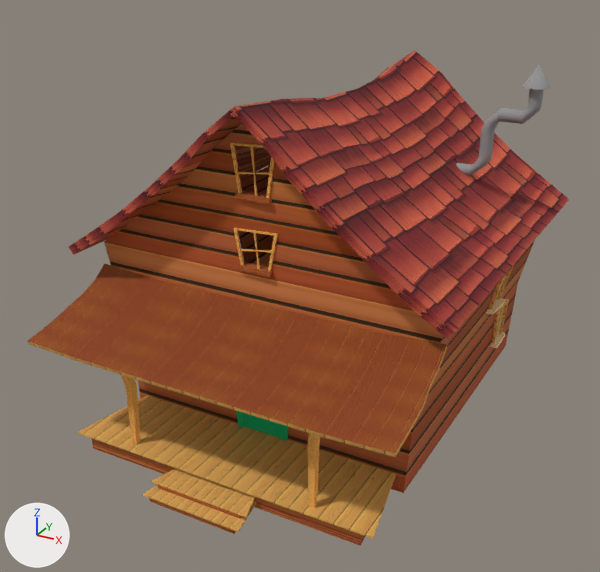
The OBJ model ProyectoFinal/ProyectoFinal/Models/Casa/casa.obj, before and after one commit.
Camera for both pictures: a 50 mm lens placed at (24.9, -51.0, 32.7), pointed at (-0.4, -5.1, 9.7). The axes (+X, +Y, +Z) are drawn at lower left. The lights are the same throughout. Where no turn or scale is listed for an object, it has been applied to the vertices. Vertices at the same position are counted once.

Objects in the first picture: 'casa'.
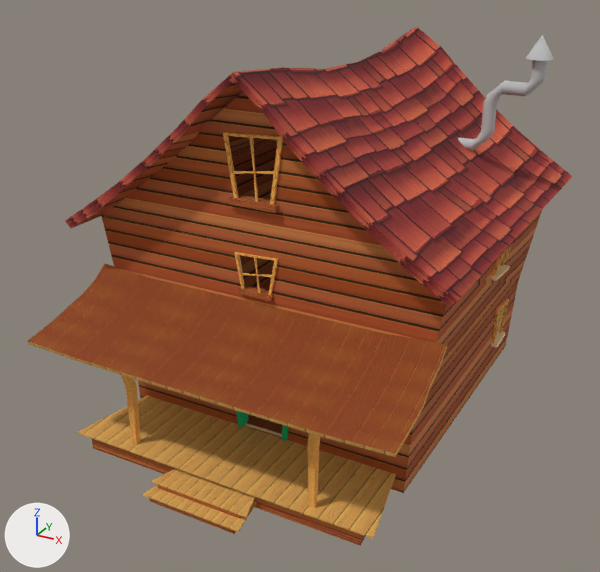
Changed parts and their boxes (x1, y1, x2, y2) in the pictures (600 x 572 px; the box of a moved part takes in the faces that stretch with it):
'casa', reshaped: before (27, 51, 570, 546); after (27, 26, 573, 546)
part 1 of me_casa, moved or reshaped: before (499, 108, 525, 124); after (501, 81, 527, 96)
part 2 of me_casa, moved or reshaped: before (522, 65, 551, 90); after (526, 35, 554, 61)
part 3 of me_casa, moved or reshaped: before (522, 89, 544, 124); after (525, 60, 547, 96)
part 4 of me_casa, moved or reshaped: before (456, 163, 471, 176); after (458, 137, 473, 151)
part 5 of me_casa, moved or reshaped: before (497, 265, 514, 300); after (500, 243, 513, 266)
part 6 of me_casa, moved or reshaped: before (489, 278, 503, 310); after (492, 253, 503, 276)
part 7 of me_casa, moved or reshaped: before (69, 51, 570, 339); after (65, 26, 573, 307)
part 8 of me_casa, moved or reshaped: before (266, 157, 274, 198); after (270, 140, 283, 205)
part 9 of me_casa, moved or reshaped: before (230, 142, 264, 148); after (223, 132, 283, 140)
part 10 of me_casa, moved or reshaped: before (230, 145, 242, 194); after (223, 136, 239, 198)
part 11 of me_casa, moved or reshaped: before (268, 236, 278, 271); after (268, 261, 278, 296)
part 12 of me_casa, moved or reshaped: before (234, 228, 278, 236); after (234, 252, 278, 261)
part 13 of me_casa, moved or reshaped: before (234, 230, 244, 266); after (235, 254, 245, 289)
part 14 of me_casa, moved or reshaped: before (253, 233, 260, 269); after (254, 258, 261, 293)
part 15 of me_casa, moved or reshaped: before (241, 249, 271, 253); after (242, 273, 272, 277)
part 16 of me_casa, moved or reshaped: before (486, 298, 506, 315); after (490, 265, 510, 281)
part 17 of me_casa, moved or reshaped: before (238, 261, 273, 277); after (239, 285, 273, 302)
part 18 of me_casa, rebuilt: before (104, 124, 414, 311); after (101, 92, 416, 280)
part 19 of me_casa, deleted: before (235, 190, 283, 438)
part 20 of me_casa, moved or reshaped: before (106, 110, 535, 489); after (104, 82, 542, 489)
part 21 of me_casa, surface changed: (111, 255, 518, 493) in both

What changed in the scene script:
```text
Change me_casa:
    remove me_casa.from_pydata(...)  # 2564 vertices, 2408 faces; spans x -13.6..13.4, y -19.5..13.1, z 0.3..24.2
    add me_casa.from_pydata(...)  # 1560 vertices, 1434 faces; spans x -13.6..13.4, y -19.5..13.1, z 0.3..26.0
    me_casa part 1: the loose piece of 42 vertices spanning x 9.6..11.2, y 4.7..5.6, z 20.2..21.1 is moved by (0.0, 0.0, 1.8), in mat_lambert13sg (grey #bcbcbc)
    me_casa part 2: the loose piece of 21 vertices spanning x 10.9..12.7, y 4.3..6.0, z 22.7..24.2 is moved by (0.0, 0.0, 1.8), in mat_lambert13sg (grey #bcbcbc)
    me_casa part 3: the loose piece of 162 vertices spanning x 11.2..12.2, y 4.7..5.6, z 20.2..22.8 is moved by (0.0, 0.0, 1.8), in mat_lambert13sg (grey #bcbcbc)
    me_casa part 4: the loose piece of 42 vertices spanning x 6.7..7.8, y 4.7..5.6, z 16.1..16.9 is moved by (0.0, 0.0, 1.8), in mat_lambert13sg (grey #bcbcbc)
    me_casa part 5: the loose piece of 8 vertices spanning x 11.1..12.1, y 2.9..3.7, z 7.8..11.2 is moved by (0.0, 0.0, 2.6)
    me_casa part 6: the loose piece of 8 vertices spanning x 11.1..12.2, y 0.6..1.3, z 7.8..11.4 is moved by (0.0, 0.0, 2.6)
    me_casa part 7: the loose piece of 163 vertices spanning x -13.6..13.4, y -13.1..13.1, z 12.4..23.5 is moved by (0.0, 0.0, 1.8)
    me_casa part 8: the loose piece of 8 vertices spanning x 0.8..1.4, y -11.3..-11.1, z 17.8..20.9 is scaled about its middle by 1.3, then moved by (0.4, 0.0, 0.1)
    me_casa part 9: the loose piece of 8 vertices spanning x -1.6..1.4, y -11.3..-11.1, z 20.8..21.0 is scaled about its middle by 1.3, then moved by (0.0, 0.0, 0.5)
    me_casa part 10: the loose piece of 8 vertices spanning x -1.6..-1.0, y -11.3..-11.1, z 17.8..20.8 is scaled about its middle by 1.3, then moved by (-0.4, 0.0, 0.1)
    me_casa part 11: the loose piece of 8 vertices spanning x 0.7..1.5, y -11.3..-11.1, z 13.1..15.7 is moved by (0.0, 0.0, -1.6)
    me_casa part 12: the loose piece of 8 vertices spanning x -1.6..1.5, y -11.3..-11.1, z 15.6..15.8 is moved by (0.0, 0.0, -1.6)
    me_casa part 13: the loose piece of 8 vertices spanning x -1.6..-0.9, y -11.3..-11.1, z 13.1..15.6 is moved by (0.0, 0.0, -1.6)
    me_casa part 14: the loose piece of 12 vertices spanning x -0.2..0.2, y -11.2..-11.1, z 13.3..15.7 is moved by (0.0, 0.0, -1.6)
    me_casa part 15: the loose piece of 12 vertices spanning x -1.1..1.1, y -11.2..-11.1, z 14.3..14.7 is moved by (0.0, 0.0, -1.6)
    me_casa part 16: the loose piece of 8 vertices spanning x 10.2..11.8, y 0.9..3.3, z 7.8..8.1 is moved by (0.0, 0.0, 2.6)
    me_casa part 17: the loose piece of 8 vertices spanning x -1.3..1.1, y -11.5..-10.6, z 13.1..13.3 is moved by (0.0, 0.0, -1.6)
    me_casa part 18: the loose piece of 22 vertices spanning x -12.2..12.2, y -11.1..-10.9, z 12.7..22.8 is rebuilt with 14 vertices and now spans x -12.3..12.3, y -11.1..-10.9, z 14.6..24.4, in mat_lambert8sg (picture img_vecteezy_wood_background_bk0321_jpg)
    me_casa part 19: 32 loose pieces with 1040 vertices, spanning x -12.1..2.2, y -11.7..3.8, z 1.6..17.9, are deleted
    me_casa part 20: 35 vertices moved from x -12.2..12.3, y -11.2..11.1, z 1.6..19.2 to x -12.2..12.3, y -11.2..11.1, z 1.6..19.4; 364 vertices removed from x -12.0..12.0, y -11.3..11.1, z 1.6..21.1; 408 vertices added at x -12.1..12.2, y -11.6..11.0, z 1.6..22.9
    me_casa part 21: 15 kept faces spanning x -12.2..12.3, y -11.1..11.1, z 0.3..14.7 get new texture (UV) coordinates
    remove me_casa.materials.append(mat_phong1sg)  # picture img_gris_jpg
    add me_casa.materials.append(mat_lambert13sg)  # grey #bcbcbc
    add me_casa.materials.append(mat_pasted__lambert5sg)  # picture img_techo_jpg
    add me_casa.materials.append(mat_pasted__lambert8sg1)  # picture img_vecteezy_wood_background_bk0321_jpg
    add me_casa.materials.append(mat_pasted__lambert11sg)  # picture img_paredesext_jpg
    add me_casa.materials.append(mat_pasted__lambert6sg)  # picture img_puerta_jpg
```
